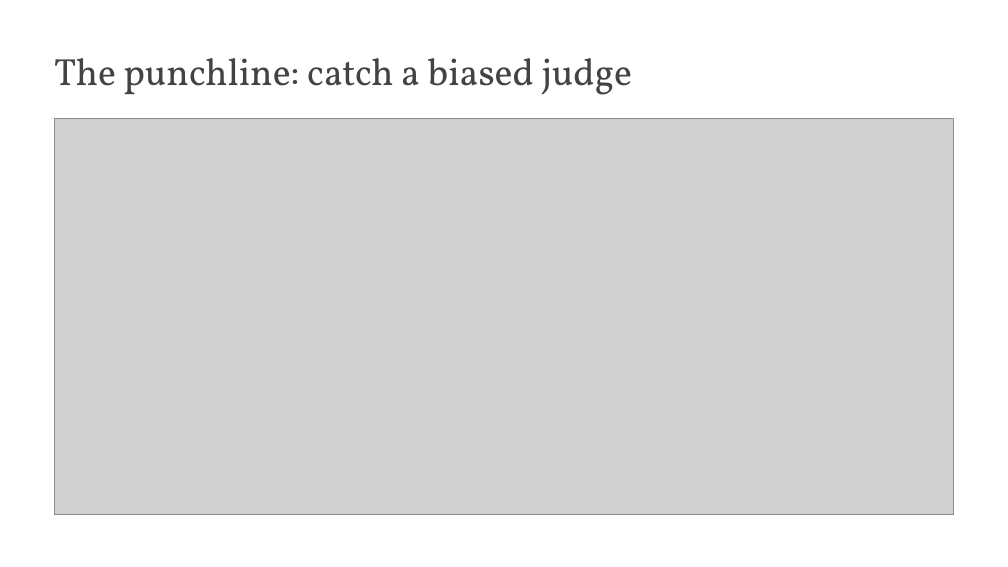
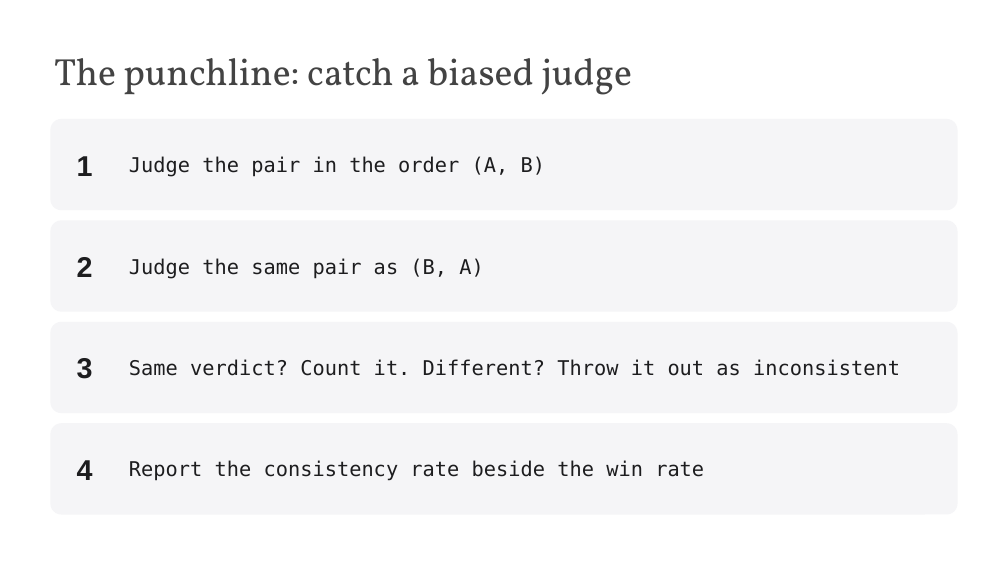
Before and after one commit to edavalosanaya/CSCI3495_NLP_LLMs_Student, a slide deck: slide 26 of weeks/week-11/class-02/lecture/slides.pptx. Drawn at 1008x567 pixels with LibreOffice and Linux fonts; fonts in the diff are those of the drawing; grey boxes stand for pictures; background and template pictures are left out. Boxes give left, top, right and bottom in pixels: in the first picture for what was removed or moved away, otherwise in the second. Text is boxed around its words. In the diff, an @@ line names an element or a change of style, - is before the commit and + after.

```diff
--- a/weeks/week-11/class-02/lecture/slides.pptx
+++ b/weeks/week-11/class-02/lecture/slides.pptx
@@ rounded rectangle added at box(50, 119, 958, 211), fill #F5F5F7 @@
@@ picture removed at box(54, 119, 954, 514) @@
@@ text added at box(77, 156, 93, 176), 20.5 pt, text #1D1D1F, bold @@
+1
@@ text added at box(129, 156, 545, 177), 14.5 pt, text #1D1D1F @@
+Judge the pair in the order (A, B)
@@ rounded rectangle added at box(50, 221, 958, 312), fill #F5F5F7 @@
@@ text added at box(77, 257, 93, 277), 20.5 pt, text #1D1D1F, bold @@
+2
@@ text added at box(129, 258, 483, 279), 14.5 pt, text #1D1D1F @@
+Judge the same pair as (B, A)
@@ rounded rectangle added at box(50, 322, 958, 413), fill #F5F5F7 @@
@@ text added at box(77, 358, 93, 379), 20.5 pt, text #1D1D1F, bold @@
+3
@@ text added at box(129, 359, 900, 376), 14.5 pt, text #1D1D1F @@
+Same verdict? Count it. Different? Throw it out as inconsistent
@@ rounded rectangle added at box(50, 423, 958, 515), fill #F5F5F7 @@
@@ text added at box(77, 460, 93, 480), 20.5 pt, text #1D1D1F, bold @@
+4
@@ text added at box(129, 460, 704, 481), 14.5 pt, text #1D1D1F @@
+Report the consistency rate beside the win rate
```
Also in this commit, not shown: 15 other slides changed, 19 other files.
